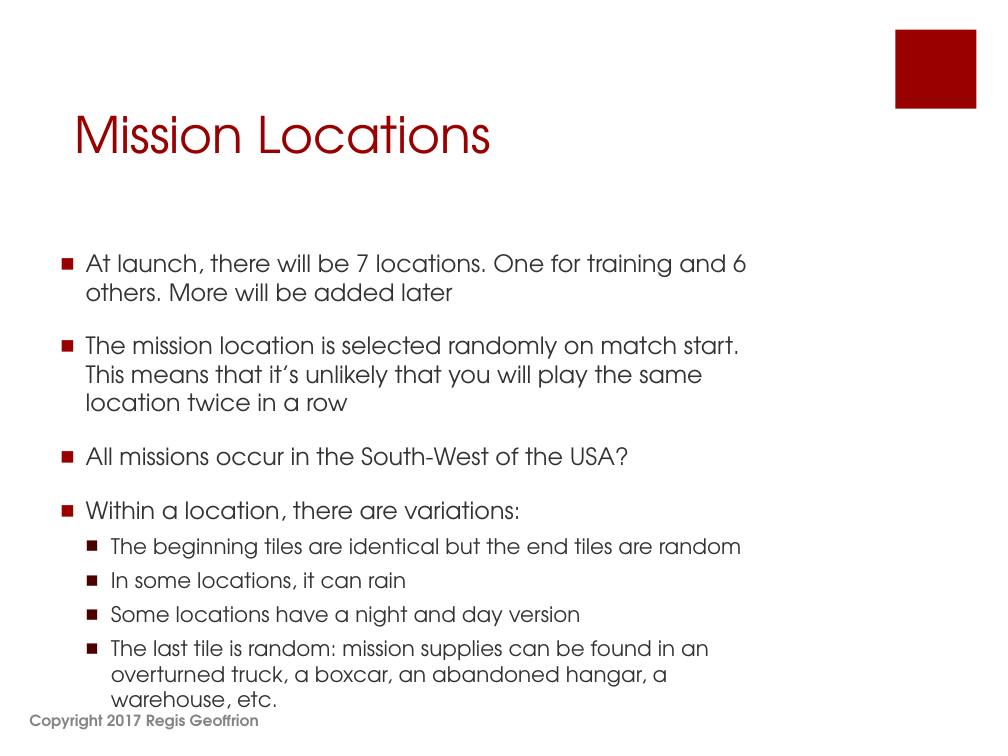
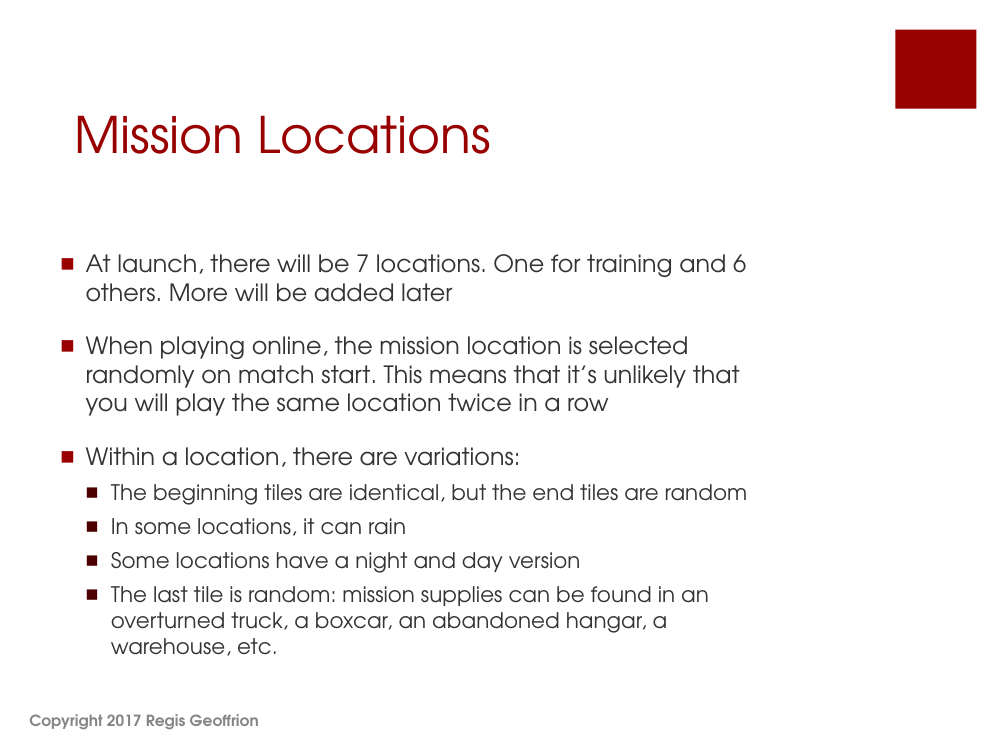
Before and after one commit to shahbazGamedev/Hero-s-Run, a slide deck: slide 4 of Documents/Earth Alone.pptx. Drawn at 1008x756 pixels with LibreOffice and Linux fonts; fonts in the diff are those of the drawing. Boxes give left, top, right and bottom in pixels: in the first picture for what was removed or moved away, otherwise in the second. Text is boxed around its words. In the diff, an @@ line names an element or a change of style, - is before the commit and + after.

```diff
--- a/Documents/Earth Alone.pptx
+++ b/Documents/Earth Alone.pptx
@@ text at bbox=[86, 336, 740, 416]: text changed @@
-■ The mission location is selected randomly on match start. This means that it’s unlikely that you will play the same location twice in a row
-■ All missions occur in the South-West of the USA?
+■ When playing online, the mission location is selected randomly on match start. This means that it’s unlikely that you will play the same location twice in a row
@@ text at bbox=[111, 484, 748, 505]: text changed @@
-  ■ The beginning tiles are identical but the end tiles are random
+  ■ The beginning tiles are identical, but the end tiles are random
```
Also in this commit, not shown: 22 other slides changed, 3 slides added, 1 slide removed.
